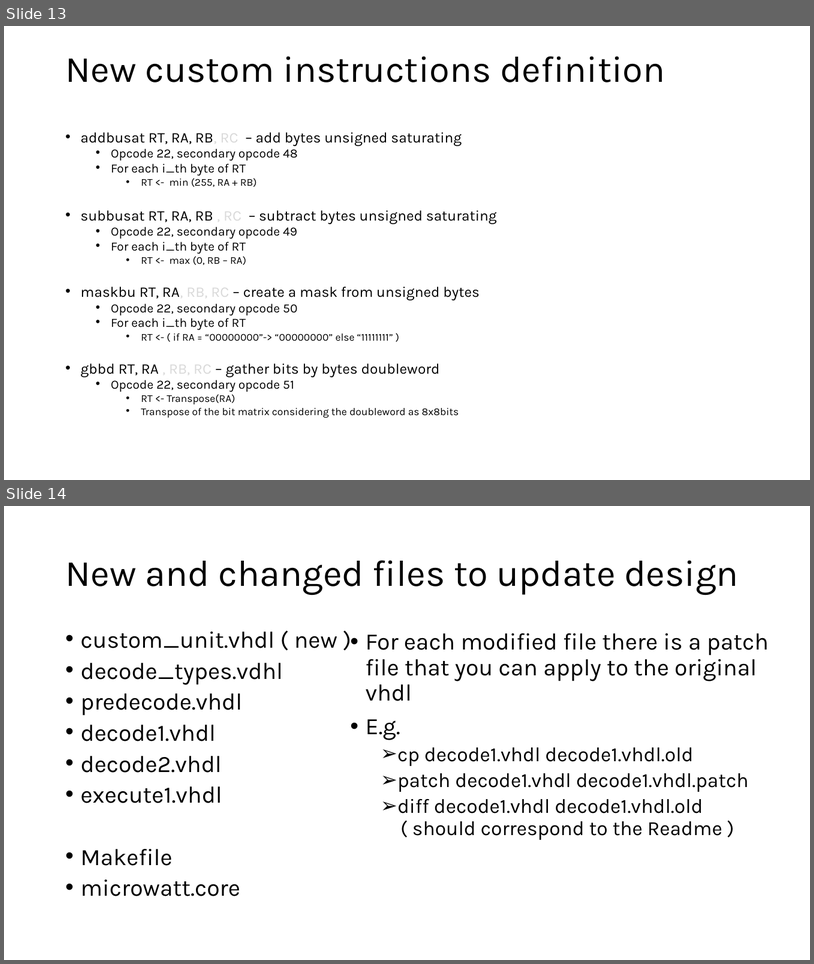
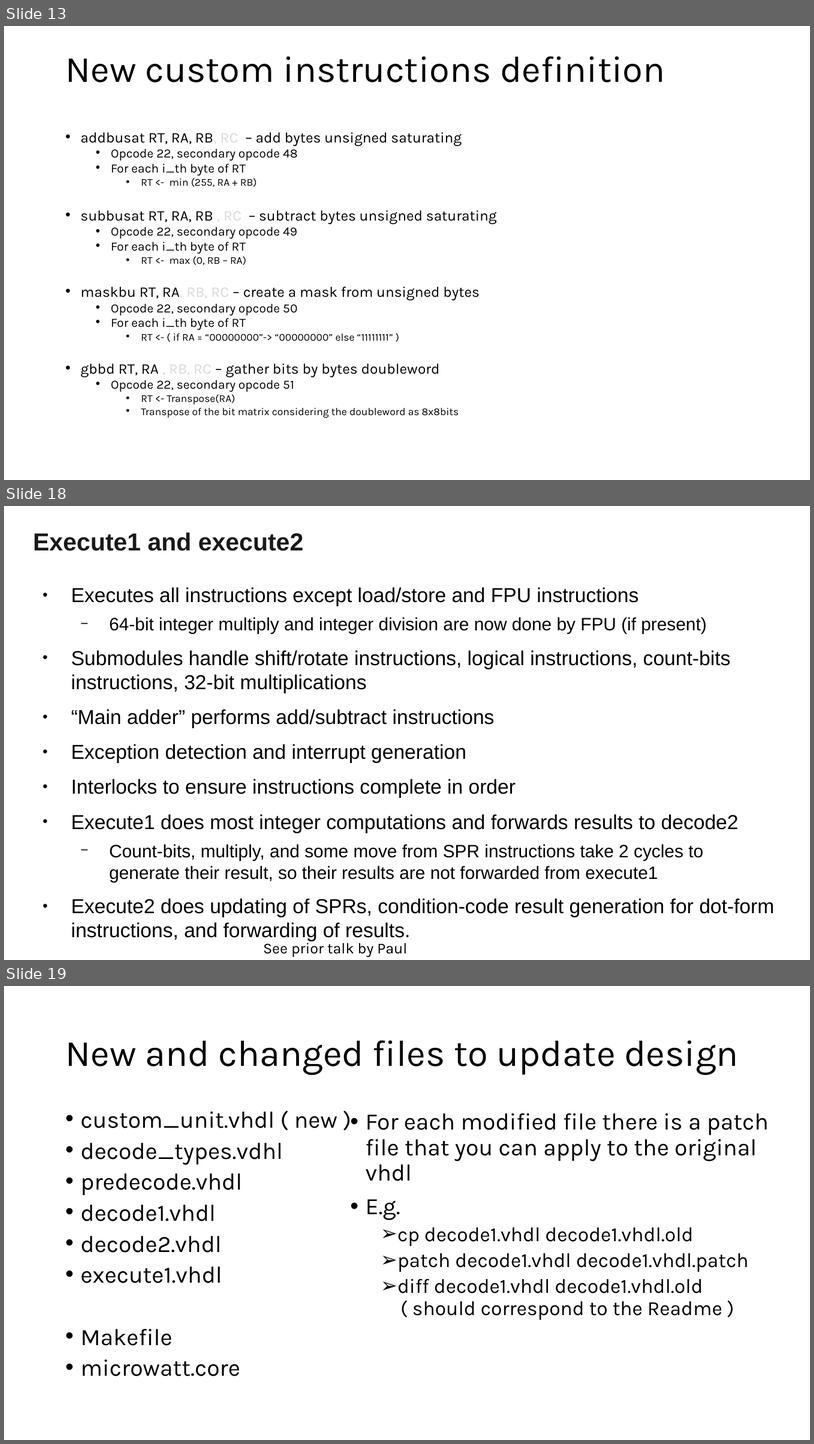
Before and after one commit to hofstee-hp/MicroWatt_on_Arty_A7-100T, a slide deck: Custom_Ops_Example/Custom_instr.pptx. Shown one above the other, each under a label of ours: slides 13 and 14 before the commit, slides 13, 18 and 19 after it; the slides between them are not shown. The pictures are 814x964 and 814x1444 pixels, drawn with LibreOffice and Linux fonts; fonts in the diff are those of the drawing. Boxes give left, top, right and bottom in pixels: in the first picture for what was removed or moved away, otherwise in the second. Text is boxed around its words. In the diff, an @@ line names an element or a change of style, - is before the commit and + after.

```diff
--- a/Custom_Ops_Example/Custom_instr.pptx
+++ b/Custom_Ops_Example/Custom_instr.pptx
@@ slide 18 added at bbox=[4, 506, 810, 960], background #FFFFFF @@
@@ title added at bbox=[33, 532, 303, 551], 29.3 pt, text #191919, bold @@
+Execute1 and execute2
@@ text added at bbox=[71, 587, 774, 941], 24 pt, text #000000 @@
+● Executes all instructions except load/store and FPU instructions
+  − 64-bit integer multiply and integer division are now done by FPU (if present)
+● Submodules handle shift/rotate instructions, logical instructions, count-bits instructions, 32-bit multiplications
+● “Main adder” performs add/subtract instructions
+● Exception detection and interrupt generation
+● Interlocks to ensure instructions complete in order
+● Execute1 does most integer computations and forwards results to decode2
+  − Count-bits, multiply, and some move from SPR instructions take 2 cycles to generate their result, so their results are not forwarded from execute1
+● Execute2 does updating of SPRs, condition-code result generation for dot-form instructions, and forwarding of results.
@@ text added at bbox=[263, 939, 407, 957], 18 pt, text #000000 @@
+See prior talk by Paul Mackerras
@@ what was slide 14 is now slide 19 @@
```
Also in this commit, not shown: 4 other slides added.
